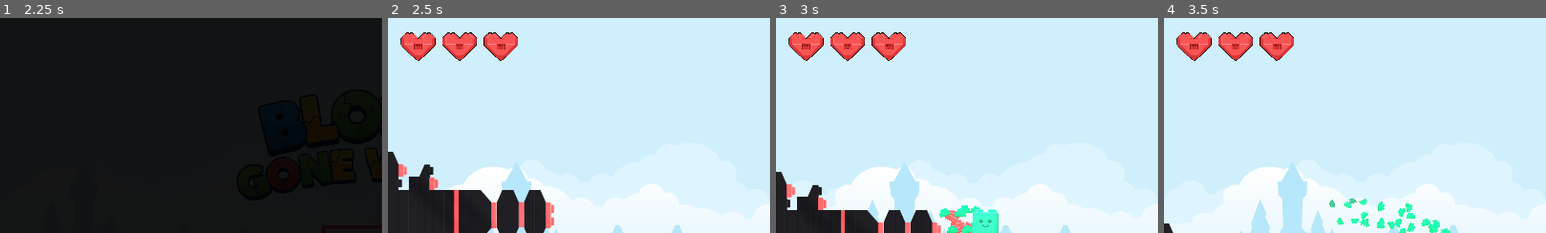
Above: before the commit, frames 1-4 (left to right).
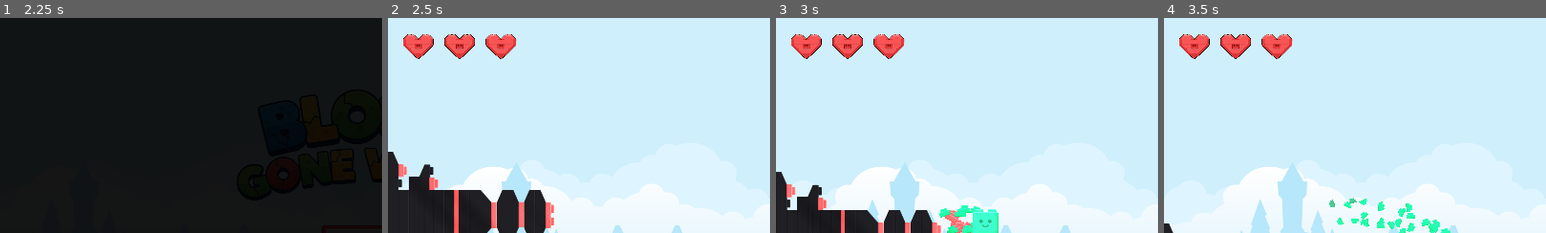
Above: after the commit, the same moments.

Repository: mlotr/Blocks_Gone_Wrong
Game: Godot game, scene res://scenes/title_screen.tscn
Same seed, same stepped clock (60 frames per second), same inputs: the game is played once before the commit and once after it. The project has no main scene, so this scene is started directly. Sound files missing from this copy of the repository are replaced by a short silence.
Inputs (mouse positions are % of the whole screen's width and height, from its top left):
- Up to frame 1 (2.25 s): click "PLAY" at 0.5 s; click "PLAY" at 1.25 s; move the mouse to (72, 45) at 2.02 s; press the mouse at (72, 45) at 2.03 s; hold Up (ui_up) from 2.03 s (still down)
- Up to frame 2 (2.5 s): keep holding Up (ui_up)
- Up to frame 3 (3 s): move the mouse to (30, 55) at 2.77 s; release Up (ui_up) at 2.78 s; release the mouse at (30, 55) at 2.78 s; hold Down (ui_down) from 2.78 s (still down); click (30, 55) at 2.85 s
- Up to frame 4 (3.5 s): keep holding Down (ui_down)
The pictures show only the part of the screen within x 0-50%, y 0-50%; the shares and areas given below are measured in that part.

Frame 1 is identical in both runs. In frame 2, 1.2% of the frame differs, in the area x 3-34%, y 6-20%; in frame 3, 1.2%; in frame 4, 1.2%.

Commit message:
Resized life block and imported extra audio files

Diff:
--- a/scenes/life_ui.tscn
+++ b/scenes/life_ui.tscn
@@ -33,7 +33,7 @@
 
 [node name="Sprite2D" type="Sprite2D" parent="."]
 position = Vector2(76, 69)
-scale = Vector2(0.15, 0.15)
+scale = Vector2(0.4, 0.4)
 texture = ExtResource("1_6ln70")
 
 [node name="BrokenParticles" type="CPUParticles2D" parent="."]
--- a/scenes/result_screen.tscn
+++ b/scenes/result_screen.tscn
@@ -105,6 +105,7 @@
 vertical_alignment = 1
 
 [node name="TitleLogo" type="TextureRect" parent="."]
+layout_mode = 0
 offset_left = 422.0
 offset_right = 1766.0
 offset_bottom = 768.0
Binary file changed: UI/block_life.png
Not shown, added: sounds/Menu_Sounds_V2_Minimalistic_SAVE_SAVEFILE.mp3.import
Not shown, added: sounds/Menu_Sounds_V2_Minimalistic_UNPAUSE.mp3.import
Not shown, added: .DS_Store
Not shown, added: UI/.DS_Store
Not shown, added: sounds/Menu_Sounds_V2_Minimalistic_SAVE_SAVEFILE.mp3
Not shown, added: sounds/Menu_Sounds_V2_Minimalistic_UNPAUSE.mp3
